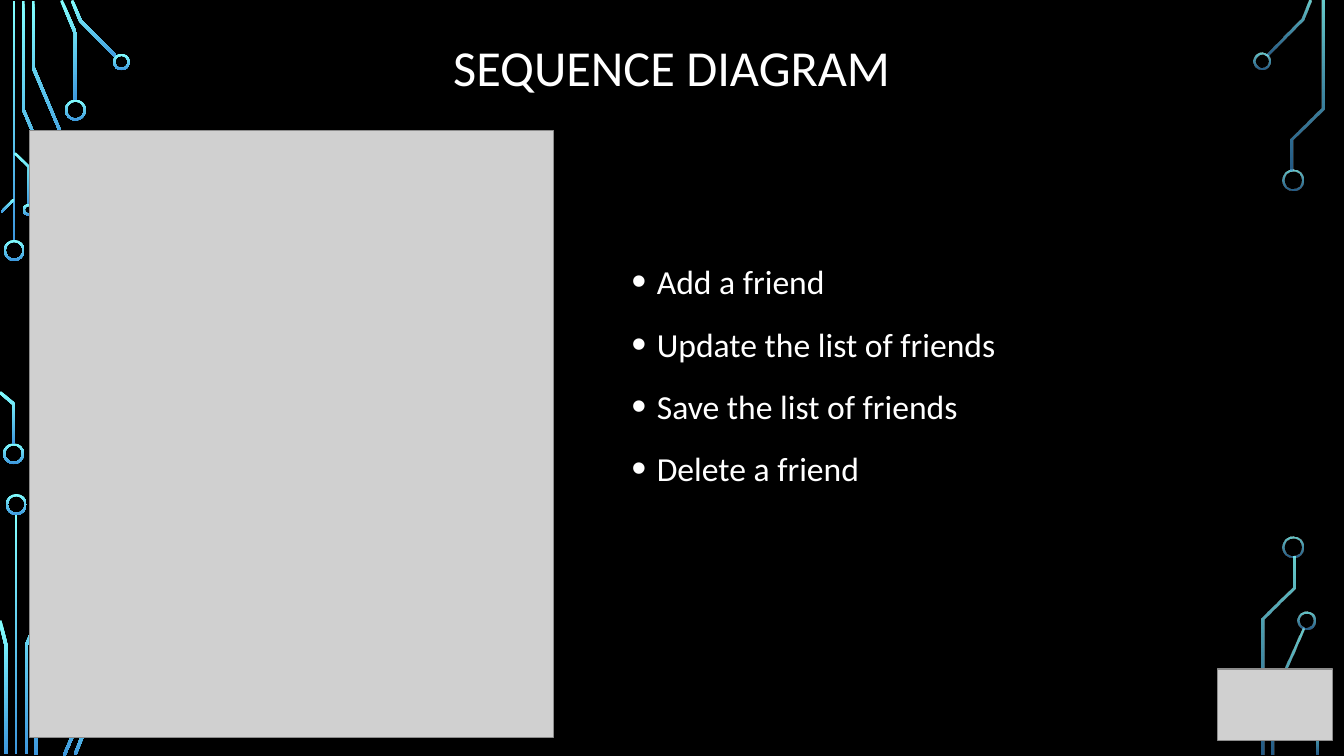
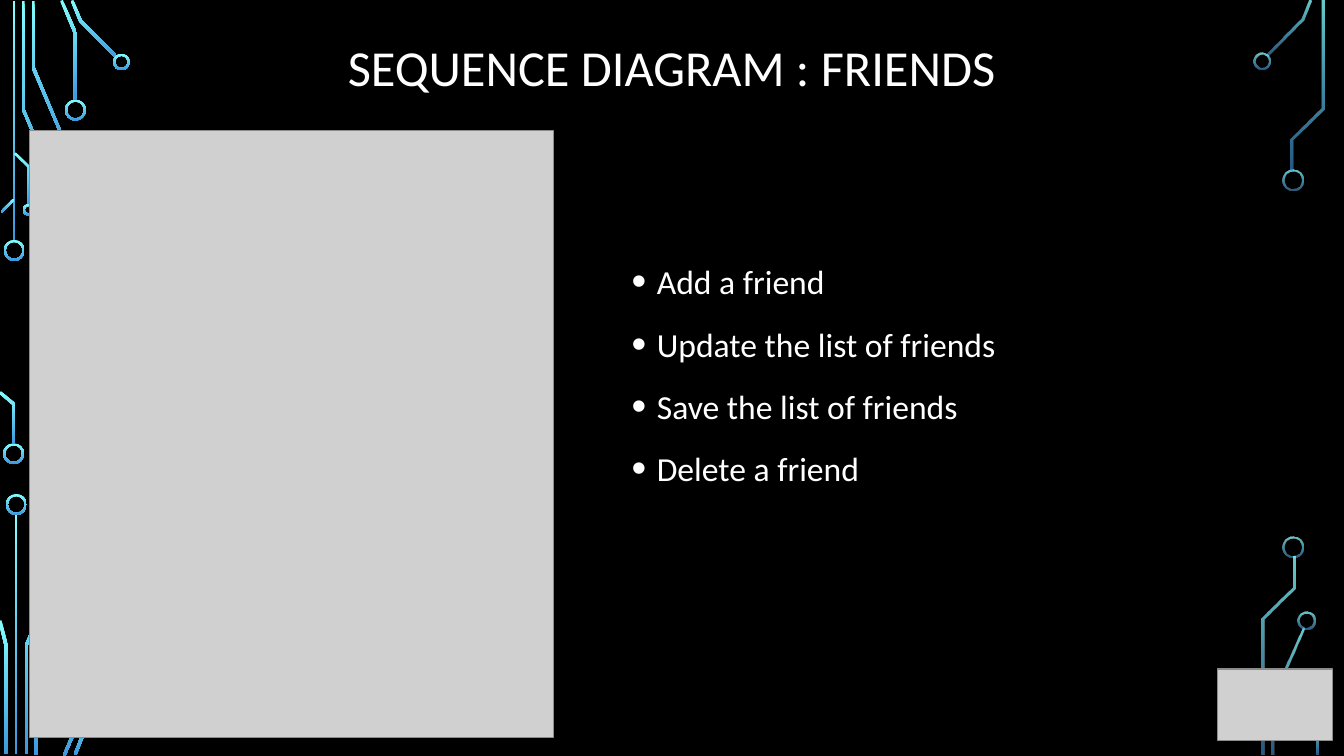
Before and after one commit to ahadhri90/VirtualTag, a slide deck: slide 12 of Projet Virtual Tag.pptx. Drawn at 1344x756 pixels with LibreOffice and Linux fonts; fonts in the diff are those of the drawing; grey boxes stand for pictures; background and template pictures are left out. Boxes give left, top, right and bottom in pixels: in the first picture for what was removed or moved away, otherwise in the second. Text is boxed around its words. In the diff, an @@ line names an element or a change of style, - is before the commit and + after.

```diff
--- a/Projet Virtual Tag.pptx
+++ b/Projet Virtual Tag.pptx
@@ title at [348,53,995,93]: text changed @@
-SEQUENCE DIAGRAM
+SEQUENCE DIAGRAM : FRIENDS
```
Also in this commit, not shown: 3 other slides changed.
